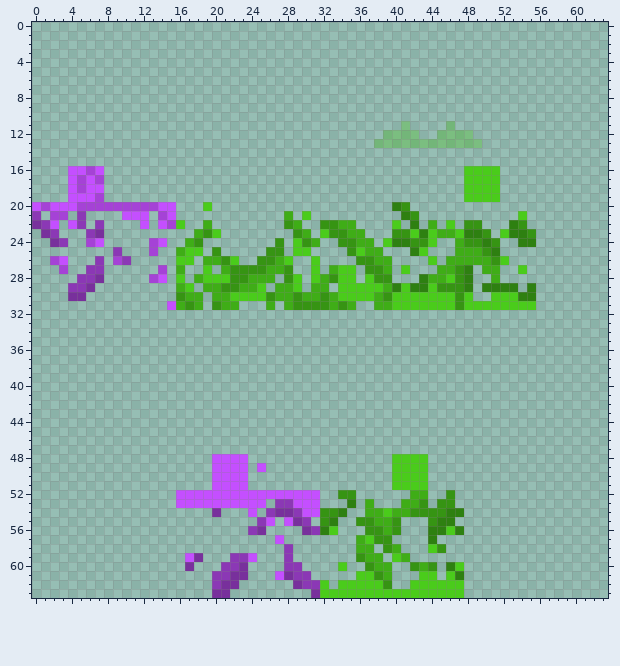
Pixel-art sprite: skyhighheroes/assets/skyhighheroes/textures/heroes/chase/chase_stelar_lights.png. This is how it looked before the edit.
The file is 64x64 pixels. Pixels under 10% opacity are left out.
Once edited:
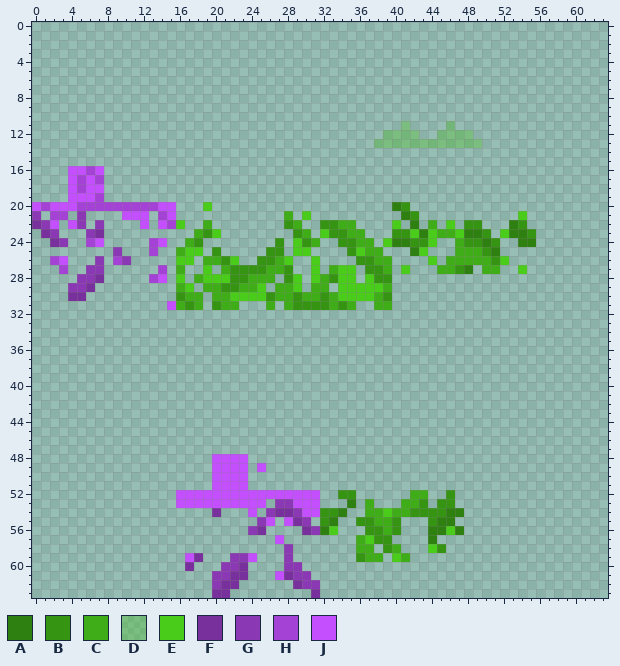
Palette (. is transparent): A #2e8011  B #369413  C #3fad17  D #48bf1d57  E #4acc1b  F #78309c  G #8b38b5  H #a542d6  J #c44fff
The edit:
@@ x 46..53 @@
 15 ........
-16 ..EEEE..
-17 ..EEEE..
-18 ..EEEE..
-19 ..EEEE..
+16 ........
+17 ........
+18 ........
+19 ........
 20 ........
@@ x 38..57 @@
 27 BC.E...CCBA.CC..E...
-28 BB...ACCEBA..C......
-29 ECAEAAEBBBA.AAAA.A..
-30 CBEEEEEEEBE..EEEAA..
-31 CCEEEEEEEBEEEEEEEE..
+28 BB..................
+29 EC..................
+30 CB..................
+31 CC..................
 32 ....................
@@ x 38..45 @@
 47 ........
-48 ..EEEE..
-49 ..EEEE..
-50 ..EEEE..
-51 ..EEEE..
+48 ........
+49 ........
+50 ........
+51 ........
 52 ....CC..
@@ x 30..49 @@
 59 ......BCC.EC........
-60 ....E..BCC..BCB.AE..
-61 G.....EEBC...EE.EA..
-62 GGE.EEEEEB..EEEEEE..
-63 .FEEEEEEEEEEEEEEEE..
+60 ....................
+61 G...................
+62 GG..................
+63 .F..................
